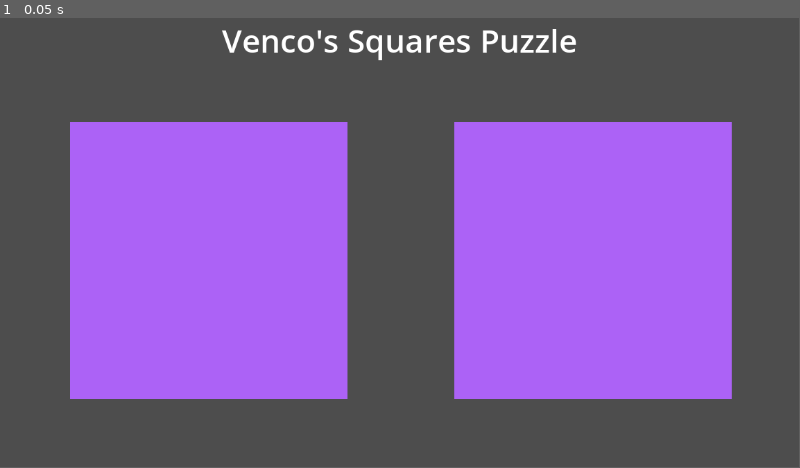
Above: before the commit, frame 1.
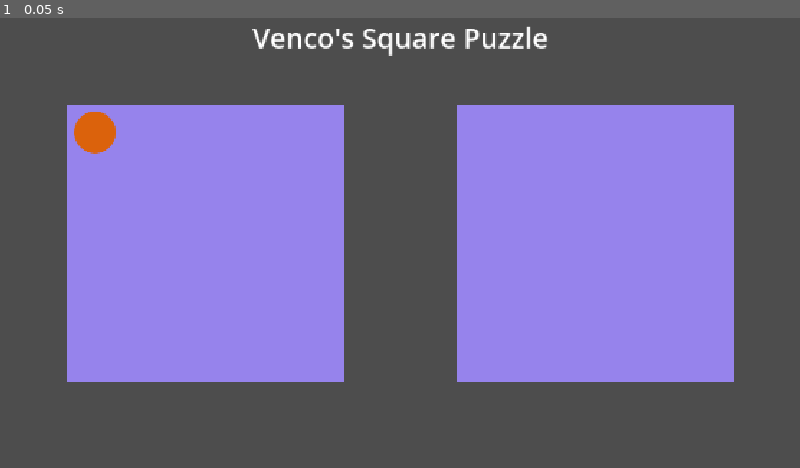
Above: after the commit, the same moment.

Repository: V3NCO/Arcade-Puzzle
Game: Godot game, scene res://Ingame_Menu.tscn
Same seed, same stepped clock (60 frames per second), same inputs: the game is played once before the commit and once after it. Before the commit the project has no main scene; this scene is started directly in both runs.
Inputs:
- Up to frame 1 (0.05 s): no input
The window is 799x449 before the commit and 800x450 after it. Grey fills any space a smaller window leaves; there, only what the larger window draws over its background counts as a difference.

The runs differ from the first frame. In frame 1, 47% of the frame differs, in the area x 8-92%, y 1-85%.

Commit message:
Basic Scene

Diff:
--- a/Ingame_Menu.tscn
+++ b/Ingame_Menu.tscn
@@ -1,39 +1,72 @@
-[gd_scene load_steps=2 format=3 uid="uid://bum60vuk0axb6"]
+[gd_scene load_steps=7 format=3 uid="uid://bum60vuk0axb6"]
 
-[sub_resource type="LabelSettings" id="LabelSettings_yaiv4"]
-font_size = 46
+[ext_resource type="Script" uid="uid://c0h02kimdoun5" path="res://ingame_menu.gd" id="1_6myt1"]
+[ext_resource type="Texture2D" uid="uid://bkuc1sr16y8ps" path="res://images/circle.svg" id="1_suhu1"]
+[ext_resource type="Script" uid="uid://0ppkg6y8xbob" path="res://sprite_2d.gd" id="2_6myt1"]
 
-[node name="Label" type="Label"]
+[sub_resource type="Theme" id="Theme_2opte"]
+
+[sub_resource type="LabelSettings" id="LabelSettings_0xk7v"]
+font_size = 40
+
+[sub_resource type="TileSet" id="TileSet_2opte"]
+tile_size = Vector2i(80, 80)
+
+[node name="Node2D" type="Node2D"]
+script = ExtResource("1_6myt1")
+
+[node name="Control" type="Control" parent="."]
+layout_mode = 3
+anchors_preset = 0
+offset_right = 1152.0
+offset_bottom = 648.0
+
+[node name="ColorRect" type="ColorRect" parent="Control"]
+layout_mode = 1
+anchors_preset = 4
+anchor_top = 0.5
+anchor_bottom = 0.5
+offset_left = 96.0
+offset_top = -200.0
+offset_right = 496.0
+offset_bottom = 200.0
+grow_vertical = 2
+theme = SubResource("Theme_2opte")
+color = Color(0.588235, 0.513726, 0.92549, 1)
+
+[node name="ColorRect2" type="ColorRect" parent="Control"]
+layout_mode = 1
+anchors_preset = 6
+anchor_left = 1.0
+anchor_top = 0.5
+anchor_right = 1.0
+anchor_bottom = 0.5
+offset_left = -496.0
+offset_top = -200.0
+offset_right = -96.0
+offset_bottom = 200.0
+grow_horizontal = 0
+grow_vertical = 2
+theme = SubResource("Theme_2opte")
+color = Color(0.588235, 0.513726, 0.92549, 1)
+
+[node name="Label" type="Label" parent="Control"]
+layout_mode = 1
 anchors_preset = 5
 anchor_left = 0.5
 anchor_right = 0.5
-offset_left = -256.5
-offset_right = 256.5
-offset_bottom = 64.0
+offset_left = -213.0
+offset_right = 213.0
+offset_bottom = 55.0
 grow_horizontal = 2
-text = "Venco's Squares Puzzle"
-label_settings = SubResource("LabelSettings_yaiv4")
-horizontal_alignment = 1
-vertical_alignment = 1
+text = "Venco's Square Puzzle"
+label_settings = SubResource("LabelSettings_0xk7v")
 
-[node name="ColorRect" type="ColorRect" parent="."]
-layout_mode = 1
-anchors_preset = -1
-anchor_left = 0.5
-anchor_right = 0.5
-offset_left = -476.0
-offset_top = 150.0
-offset_right = -76.0
-offset_bottom = 550.0
-color = Color(0.673271, 0.384433, 0.963594, 1)
+[node name="TileMapLayer" type="TileMapLayer" parent="."]
+position = Vector2(96, 124)
+tile_set = SubResource("TileSet_2opte")
 
-[node name="ColorRect2" type="ColorRect" parent="."]
-layout_mode = 1
-anchors_preset = -1
-anchor_left = 0.5
-anchor_right = 0.5
-offset_left = 78.0
-offset_top = 150.0
-offset_right = 478.0
-offset_bottom = 550.0
-color = Color(0.673271, 0.384433, 0.963594, 1)
+[node name="Sprite2D" type="Sprite2D" parent="."]
+position = Vector2(136, 164)
+texture = ExtResource("1_suhu1")
+script = ExtResource("2_6myt1")
--- /dev/null
+++ b/images/circle.svg
@@ -0,0 +1,3 @@
+<svg width="80" height="80" viewBox="0 0 80 80" fill="none" xmlns="http://www.w3.org/2000/svg">
+<circle cx="40" cy="40" r="30" fill="#DB620C"/>
+</svg>
--- /dev/null
+++ b/images/polygon.svg
@@ -0,0 +1,3 @@
+<svg width="80" height="80" viewBox="0 0 80 80" fill="none" xmlns="http://www.w3.org/2000/svg">
+<path d="M40.0683 10L69.9782 32.9089L58.5536 69.9763H21.5829L10.1584 32.9089L40.0683 10Z" fill="#DB620C"/>
+</svg>
--- /dev/null
+++ b/images/square.svg
@@ -0,0 +1,3 @@
+<svg width="80" height="80" viewBox="0 0 80 80" fill="none" xmlns="http://www.w3.org/2000/svg">
+<rect x="10" y="10" width="60" height="60" fill="#DB620C"/>
+</svg>
--- /dev/null
+++ b/images/star.svg
@@ -0,0 +1,3 @@
+<svg width="80" height="80" viewBox="0 0 80 80" fill="none" xmlns="http://www.w3.org/2000/svg">
+<path d="M40.0155 10L47.0893 32.9039H69.9804L51.4611 47.0592L58.5348 69.9631L40.0155 55.8077L21.4962 69.9631L28.57 47.0592L10.0507 32.9039H32.9418L40.0155 10Z" fill="#DB620C"/>
+</svg>
--- /dev/null
+++ b/images/triangle.svg
@@ -0,0 +1,10 @@
+<svg width="80" height="80" viewBox="0 0 80 80" fill="none" xmlns="http://www.w3.org/2000/svg">
+<g clip-path="url(#clip0_1_13)">
+<path d="M39.9886 10L69.959 70H10.0182L39.9886 10Z" fill="#DB620C"/>
+</g>
+<defs>
+<clipPath id="clip0_1_13">
+<rect width="80" height="80" fill="white"/>
+</clipPath>
+</defs>
+</svg>
--- /dev/null
+++ b/ingame_menu.gd
@@ -0,0 +1 @@
+extends Node2D
--- a/project.godot
+++ b/project.godot
@@ -11,8 +11,14 @@
 [application]
 
 config/name="Arcade Puzzle"
+run/main_scene="uid://bum60vuk0axb6"
 config/features=PackedStringArray("4.4", "GL Compatibility")
 config/icon="res://icon.svg"
+
+[display]
+
+window/size/resizable=false
+window/stretch/mode="canvas_items"
 
 [editor_plugins]
 
--- /dev/null
+++ b/sprite_2d.gd
@@ -0,0 +1 @@
+extends Sprite2D
Not shown, added: images/circle.svg.import
Not shown, added: images/polygon.svg.import
Not shown, added: images/square.svg.import
Not shown, added: images/star.svg.import
Not shown, added: images/triangle.svg.import
Not shown, added: ingame_menu.gd.uid
Not shown, added: sprite_2d.gd.uid
